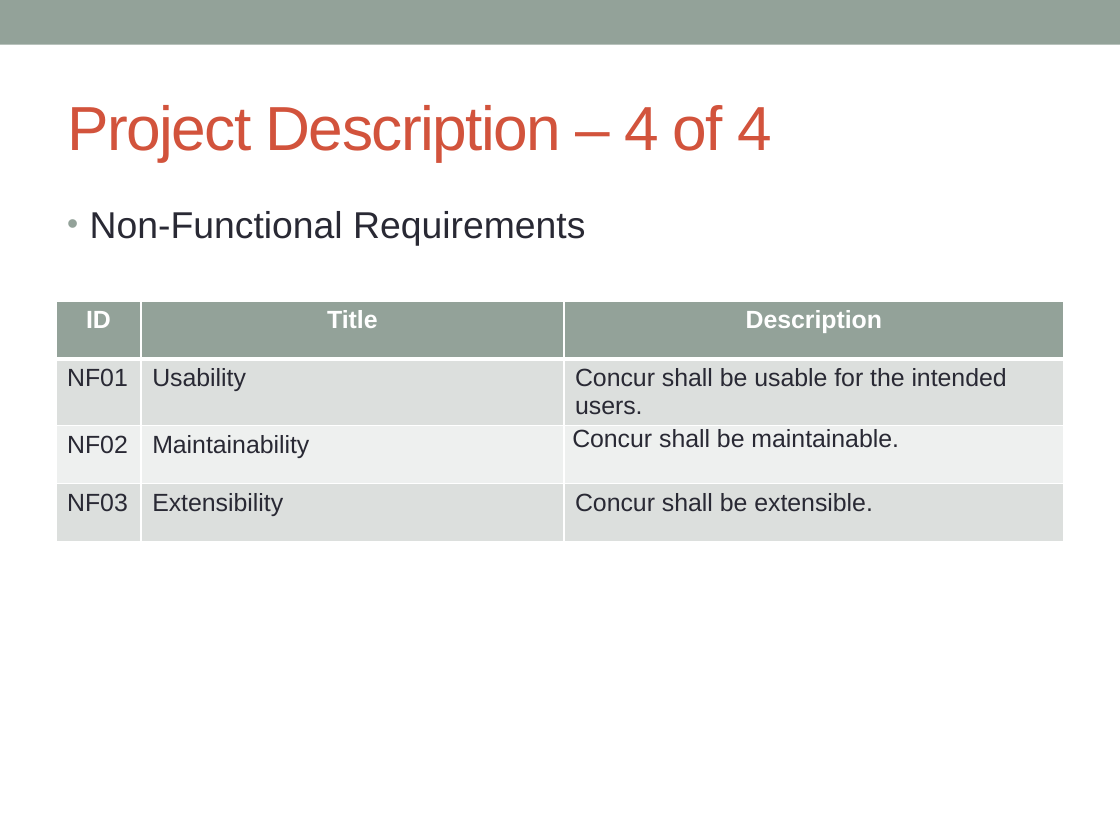
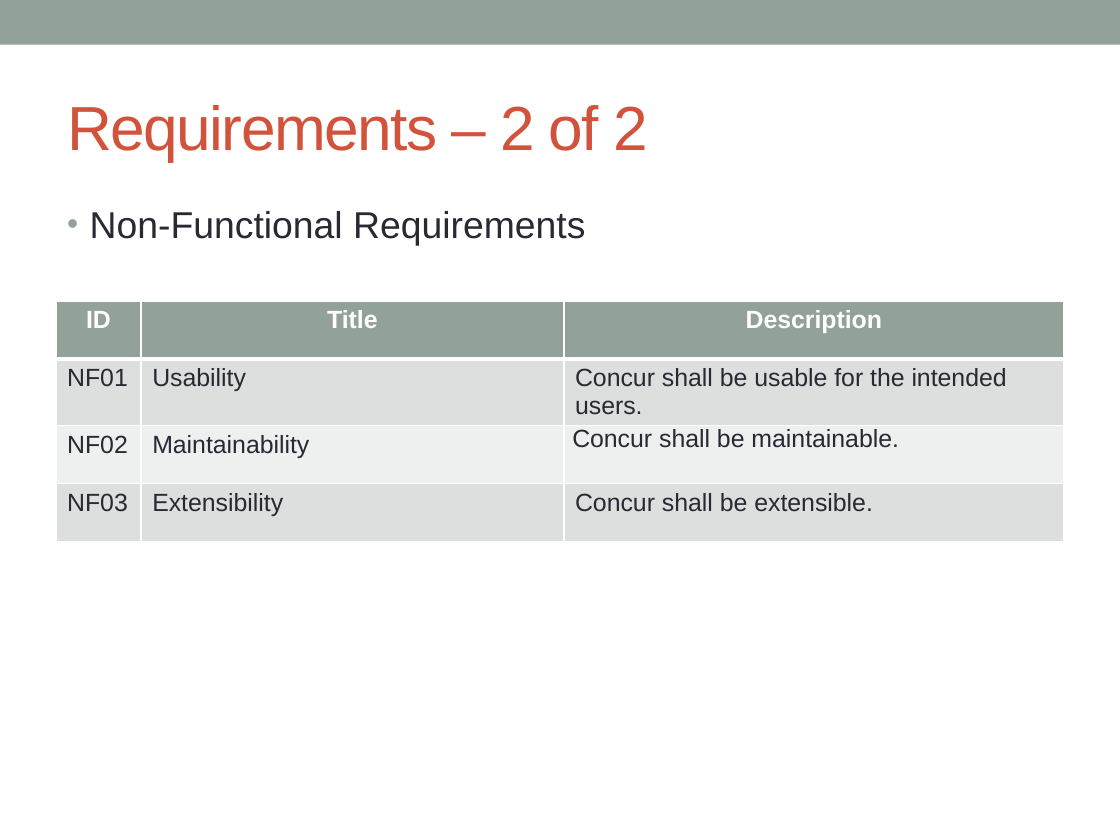
Before and after one commit to concurTestFramework/concurTestFramework, a slide deck: slide 22 of Documents/Concur_Presentation.pptx (slide 6 before the commit). Drawn at 1120x840 pixels with LibreOffice and Linux fonts; fonts in the diff are those of the drawing. Boxes give left, top, right and bottom in pixels: in the first picture for what was removed or moved away, otherwise in the second. Text is boxed around its words. In the diff, an @@ line names an element or a change of style, - is before the commit and + after.

```diff
--- a/Documents/Concur_Presentation.pptx
+++ b/Documents/Concur_Presentation.pptx
@@ title at [67, 105, 648, 162]: text changed @@
-Project Description – 4 of 4
+Requirements – 2 of 2
```
Also in this commit, not shown: 10 other slides changed, 9 slides added, 4 slides removed.
